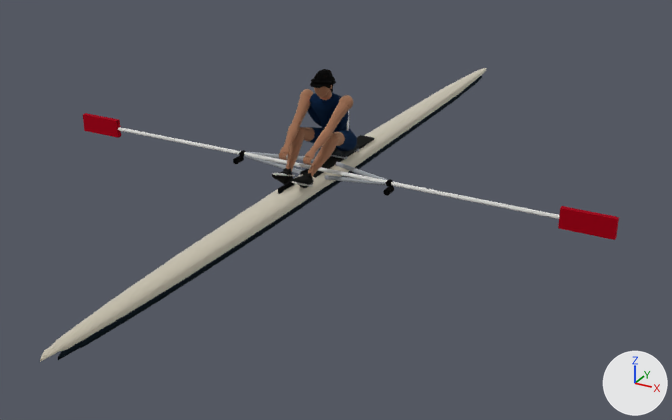
One commit to the glTF model public/assets/boat/scull-male.glb: the scene before it, then after it.
One viewpoint serves both versions: a 50 mm camera at (4.06, -7.45, 3.25) aimed at (0.12, -0.29, -0.33). Lighting does not change. The marker at lower right points along +X, +Y and +Z. The older version comes first. Where no turn or scale is listed for an object, it has been applied to the vertices.

The first picture shows 'Hull', 'Hull_Underside', 'LeftGate', 'LeftOar_Blade', 'LeftOar_Shaft', 'LeftRig_Stay1', 'LeftRig_Stay2', 'RightGate', 'RightOar_Blade', 'RightOar_Shaft', 'RightRig_Stay1', 'RightRig_Stay2', 'Torso_Spine' and 24 more.
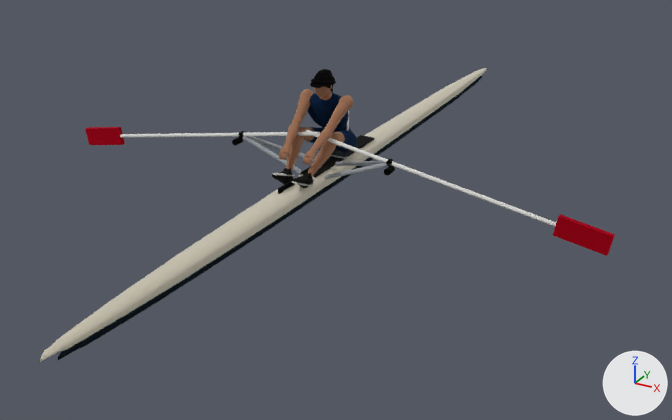
ob_leftoar is not drawn itself; it is the parent of ob_leftoar_shaft, ob_leftoar_blade, ob_leftoar_collar.
ob_rightoar is not drawn itself; it is the parent of ob_rightoar_shaft, ob_rightoar_blade, ob_rightoar_collar.

What differs and where, as boxes (x1, y1, x2, y2) in the pictures (672 x 420 px):
'RightOar_Blade', moved, turned: before (558, 206, 619, 240); after (553, 214, 615, 256)
'RightOar_Shaft', moved, turned: before (305, 164, 559, 219); after (306, 130, 556, 226)
'LeftOar_Shaft', moved, turned: before (118, 127, 321, 171); after (120, 132, 320, 138)
'LeftOar_Blade', moved, turned: before (83, 113, 121, 138); after (85, 127, 125, 145)
'RightRig_Stay1', moved: before (324, 175, 392, 186); after (324, 163, 392, 179)
'LeftRig_Stay1', moved: before (244, 154, 302, 174); after (243, 136, 302, 174)
'RightRig_Stay2', moved: before (335, 162, 393, 182); after (335, 161, 384, 166)
'LeftRig_Stay2', moved: before (247, 152, 313, 161); after (247, 136, 313, 161)
'RightGate', moved: before (383, 186, 394, 196); after (384, 166, 395, 175)
'LeftGate', moved: before (233, 156, 244, 164); after (232, 137, 243, 146)
'RightOar_Collar', moved, turned: before (386, 179, 392, 187); after (386, 159, 394, 166)
'LeftOar_Collar', moved, turned: before (239, 150, 246, 157); after (238, 131, 245, 138)

What the commit changed:
Object 'LeftRig_Stay1' (ob_leftrig_stay1) moves from (-0.465, -0.5, 0.115) to (-0.465, -0.5, 0.21).
Object 'LeftRig_Stay2' (ob_leftrig_stay2) moves from (-0.465, -0.39, 0.145) to (-0.465, -0.39, 0.24).
Object 'LeftGate' (ob_leftgate) moves from (-0.8, -0.55, 0.1) to (-0.8, -0.55, 0.29).
Object 'RightRig_Stay1' (ob_rightrig_stay1) moves from (0.465, -0.5, 0.115) to (0.465, -0.5, 0.21).
Object 'RightRig_Stay2' (ob_rightrig_stay2) moves from (0.465, -0.39, 0.145) to (0.465, -0.39, 0.24).
Object 'RightGate' (ob_rightgate) moves from (0.8, -0.55, 0.1) to (0.8, -0.55, 0.29).
Object 'LeftOar' (ob_leftoar) moves from (-0.8, -0.5, 0.15) to (-0.8, -0.5, 0.34).
Object 'LeftOar' (ob_leftoar) turns from (0, 0, 0) to (0, -10, 0) degrees about x, y and z.
Object 'RightOar' (ob_rightoar) moves from (0.8, -0.5, 0.15) to (0.8, -0.5, 0.34).
Object 'RightOar' (ob_rightoar) turns from (0, 0, 0) to (0, 10, 0) degrees about x, y and z.
